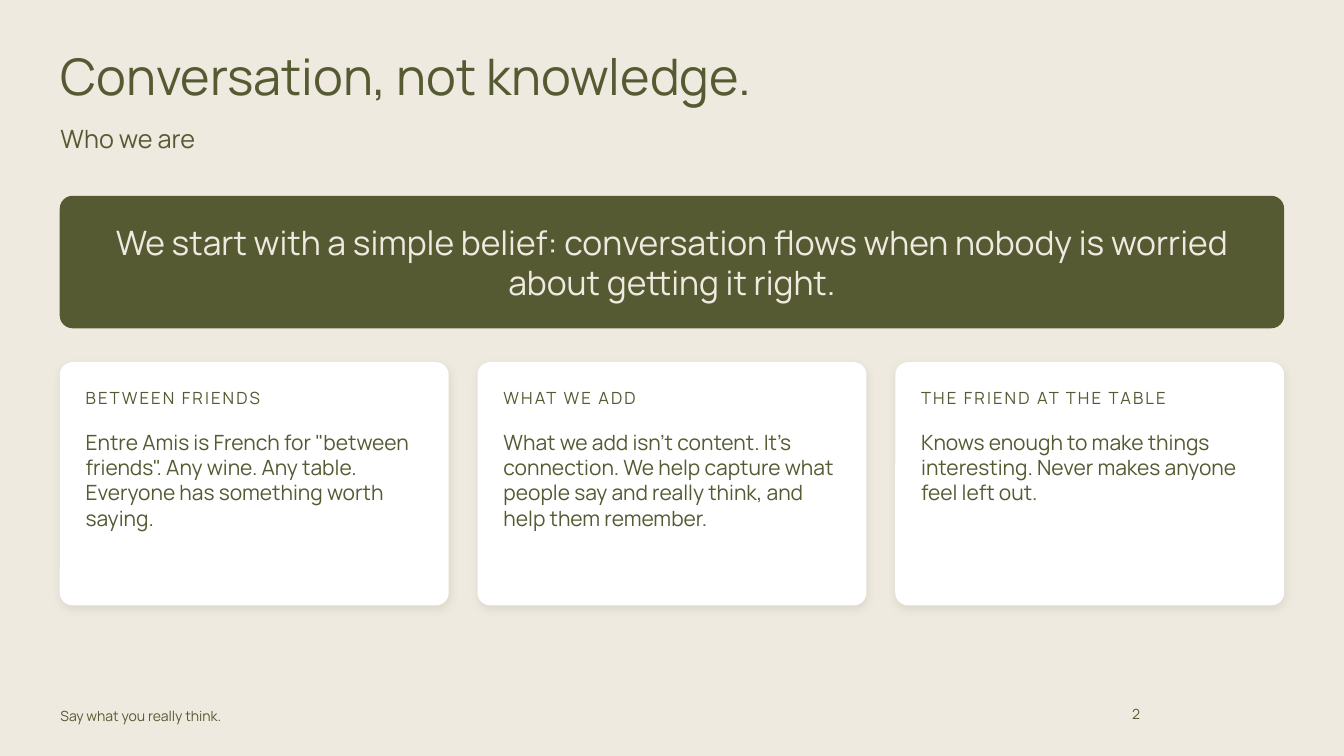
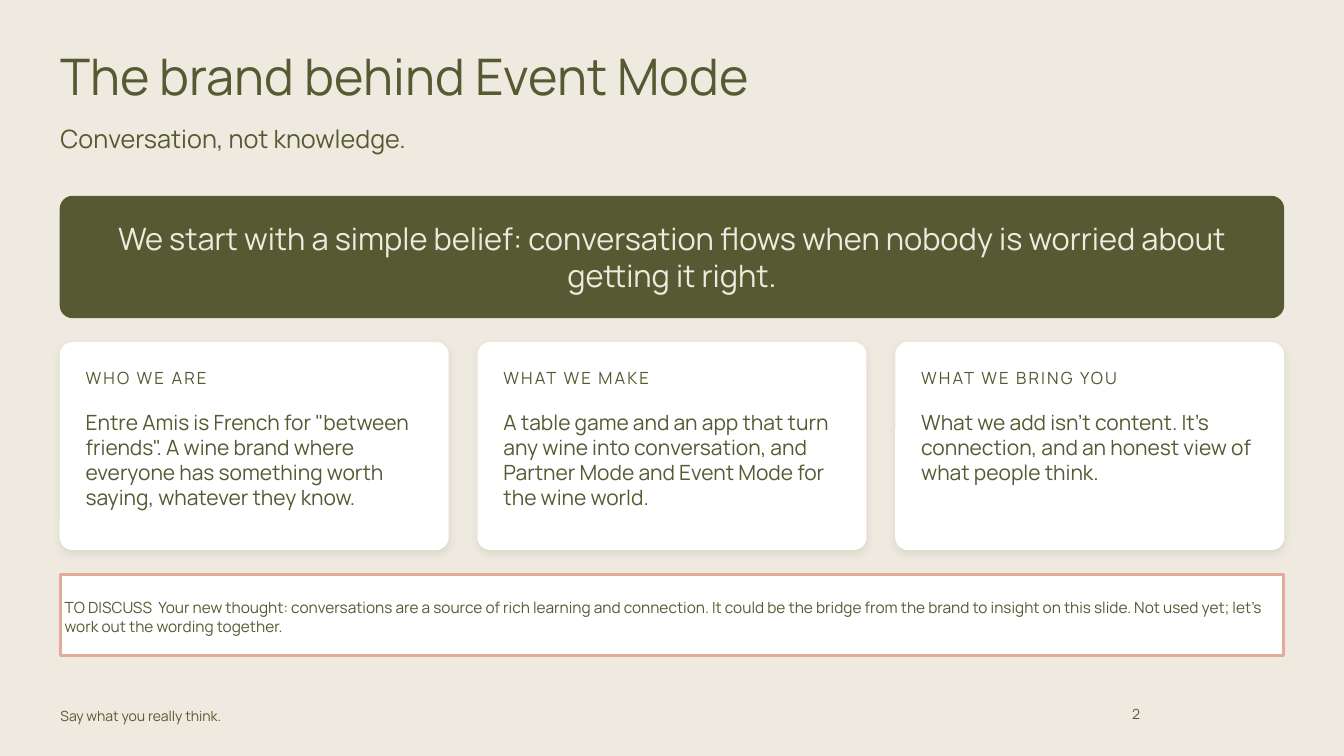
Before and after one commit to carrie147/entre-amis-brand-agent, a slide deck: slide 2 of decks/Entre Amis - Event Mode pack - DRAFT.pptx. Drawn at 1344x756 pixels with LibreOffice and Linux fonts; fonts in the diff are those of the drawing; background and template pictures are left out. Boxes give left, top, right and bottom in pixels: in the first picture for what was removed or moved away, otherwise in the second. Text is boxed around its words. In the diff, an @@ line names an element or a change of style, - is before the commit and + after.

```diff
--- a/decks/Entre Amis - Event Mode pack - DRAFT.pptx
+++ b/decks/Entre Amis - Event Mode pack - DRAFT.pptx
@@ title at bbox=[60, 58, 748, 96]: text changed @@
-Conversation, not knowledge.
+The brand behind Event Mode
@@ text at bbox=[60, 129, 406, 154]: text changed @@
-Who we are
+Conversation, not knowledge.
@@ rounded rectangle: place and size @@
-rounded rectangle at bbox=[60, 197, 1284, 328]
+rounded rectangle at bbox=[60, 197, 1284, 318]
@@ text "We start with a simple ..." at bbox=[118, 227, 1225, 295]: size 24 to 22 pt @@
@@ rounded rectangle: place and size @@
-rounded rectangle at bbox=[60, 363, 448, 605]
+rounded rectangle at bbox=[60, 343, 448, 549]
@@ rounded rectangle: place and size @@
-rounded rectangle at bbox=[478, 363, 865, 605]
+rounded rectangle at bbox=[478, 343, 865, 549]
@@ proportions changed in 4 elements at bbox=[60, 197, 1284, 318], bbox=[60, 343, 448, 549], bbox=[478, 343, 865, 549], bbox=[896, 343, 1284, 549] @@
@@ rounded rectangle: place and size @@
-rounded rectangle at bbox=[896, 363, 1284, 605]
+rounded rectangle at bbox=[896, 343, 1284, 549]
@@ text at bbox=[86, 371, 409, 511]: text changed @@
-BETWEEN FRIENDS
-Entre Amis is French for "between friends". Any wine. Any table. Everyone has something worth saying.
+WHO WE ARE
+Entre Amis is French for "between friends". A wine brand where everyone has something worth saying, whatever they know.
@@ text at bbox=[503, 414, 829, 506]: text changed @@
-WHAT WE ADD
-What we add isn't content. It's connection. We help capture what people say and really think, and help them remember.
+WHAT WE MAKE
+A table game and an app that turn any wine into conversation, and Partner Mode and Event Mode for the wine world.
@@ text at bbox=[921, 414, 1251, 485]: text changed @@
-THE FRIEND AT THE TABLE
-Knows enough to make things interesting. Never makes anyone feel left out.
+WHAT WE BRING YOU
+What we add isn't content. It's connection, and an honest view of what people think.
@@ rectangle added at bbox=[60, 575, 1284, 655], fill #FFFFFF, outline #E3AC9A 2 pt, 11 pt, text #565A32 @@
+TO DISCUSS Your new thought: conversations are a source of rich learning and connection. It could be the bridge from the brand to insight on this slide. Not used yet; let's work out the wording together.
```
Also in this commit, not shown: 6 other slides changed, 5 slides added, 5 slides removed, 2 other files.
